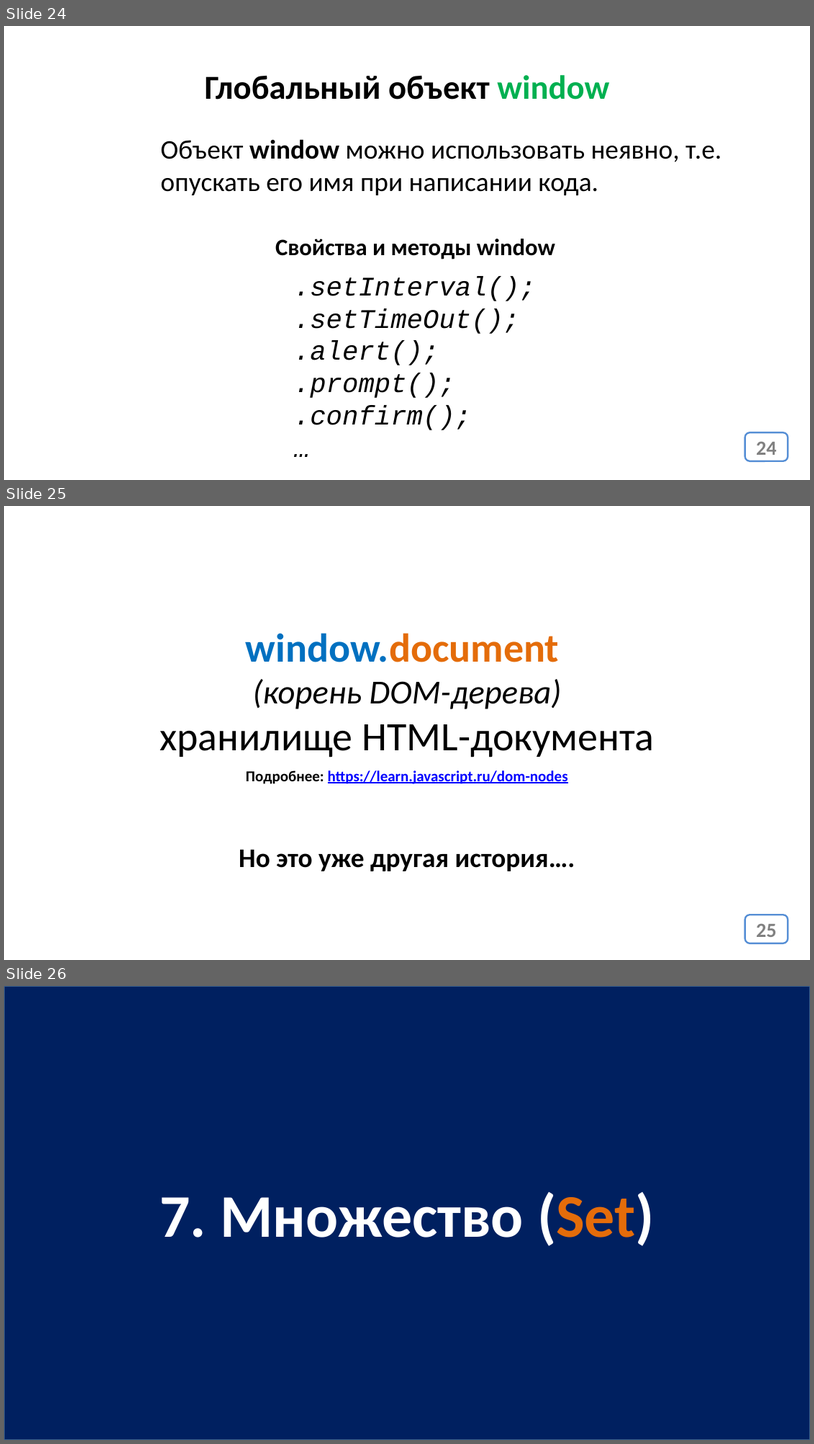
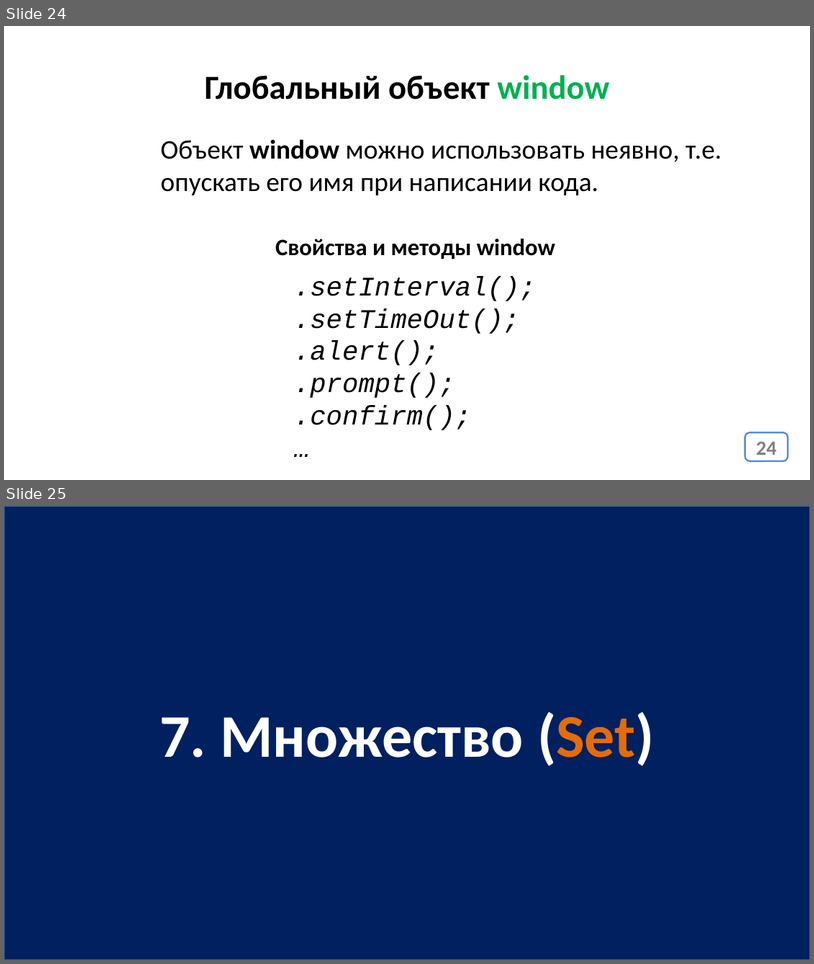
Before and after one commit to js-14-ort-dnipro/lesson03, a slide deck: lesson03.pptx. Shown one above the other, each under a label of ours: slides 24, 25 and 26 before the commit, slides 24 and 25 after it. The pictures are 814x1444 and 814x964 pixels, drawn with LibreOffice and Linux fonts; fonts in the diff are those of the drawing. Boxes give left, top, right and bottom in pixels: in the first picture for what was removed or moved away, otherwise in the second. Text is boxed around its words. In the diff, an @@ line names an element or a change of style, - is before the commit and + after.

```diff
--- a/lesson03.pptx
+++ b/lesson03.pptx
@@ slide 25 removed at [4,506,810,960], background #FFFFFF @@
@@ text removed at [160,633,655,757] @@
-window.document
-(корень DOM-дерева)
-хранилище HTML-документа
@@ text removed at [246,770,568,784] @@
-Подробнее: https://learn.javascript.ru/dom-nodes
@@ text removed at [239,849,576,871] @@
-Но это уже другая история….
@@ page number removed at [746,914,789,943] @@
-25
@@ what was slide 26 is now slide 25 @@
```
Also in this commit, not shown: 2 slides changed, 2 other slides removed, 1 other file.
